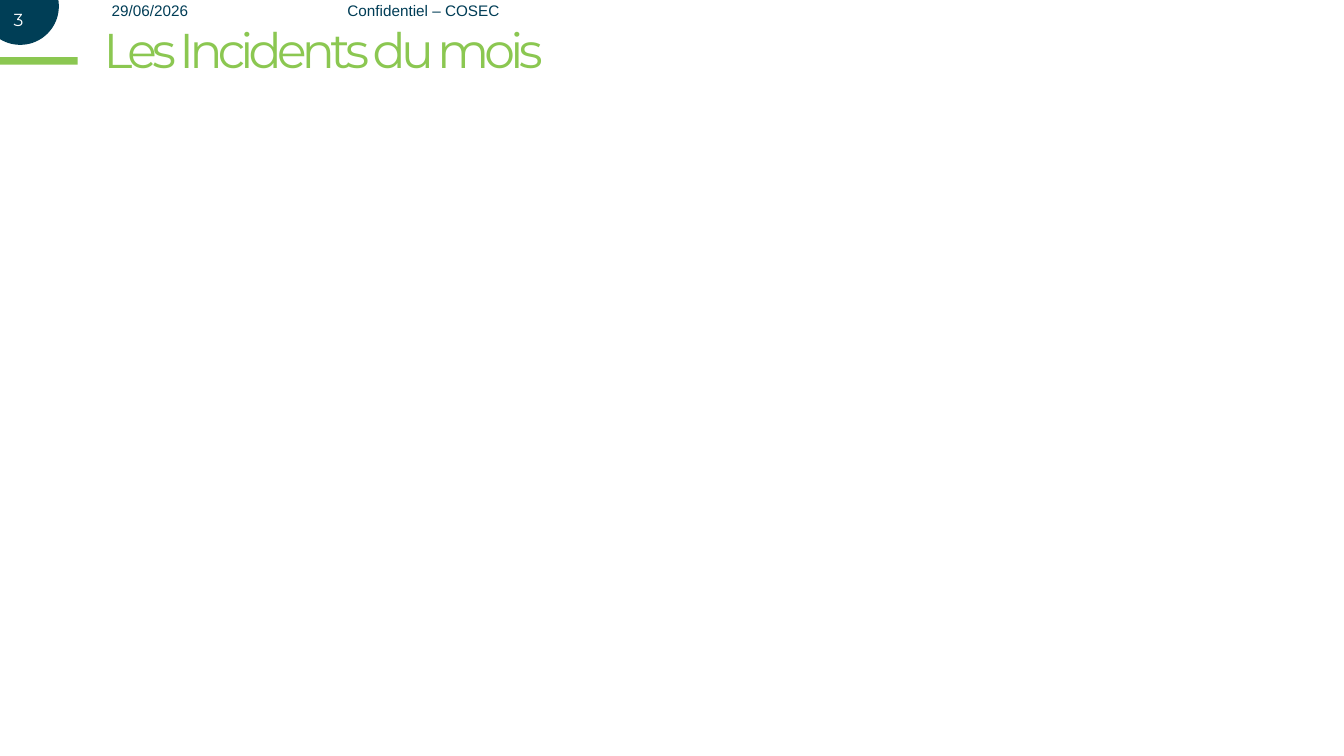
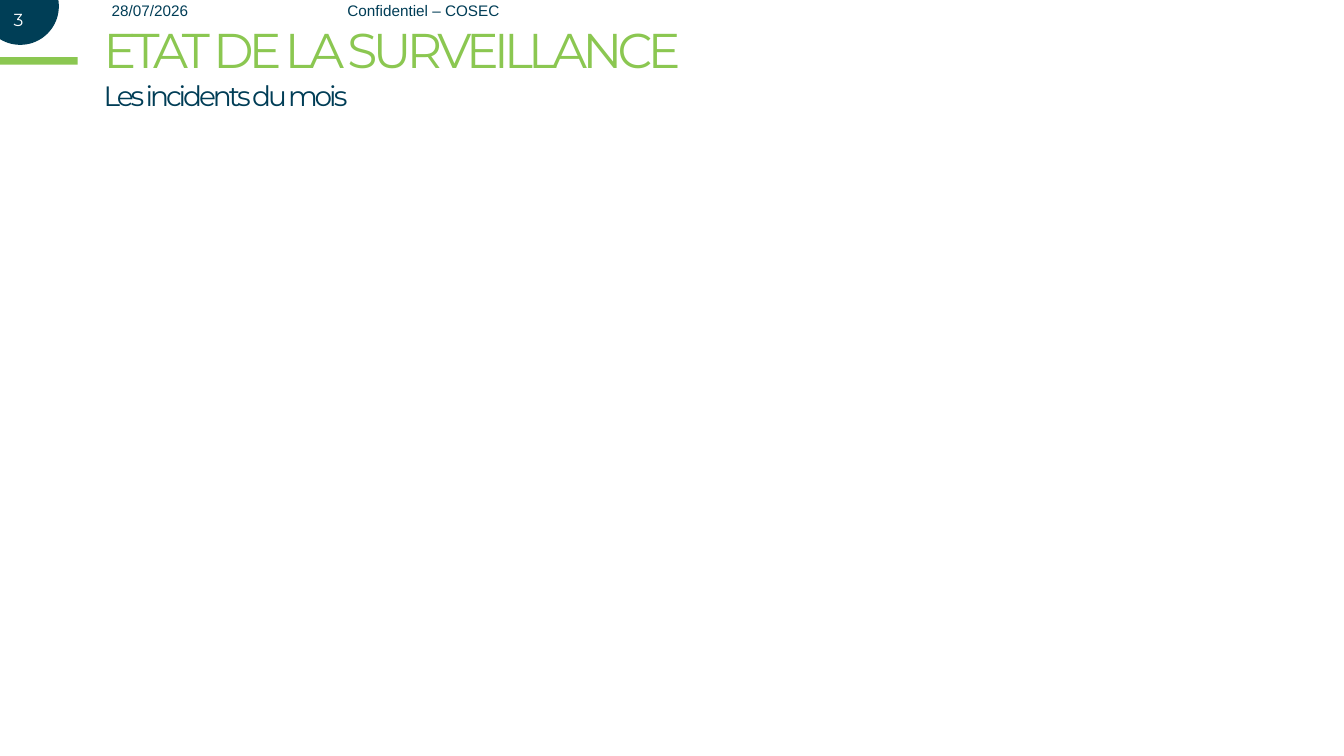
Before and after one commit to SAUKSIKMA/KOSEK, a slide deck: slide 3 of template_slide.pptx. Drawn at 1344x756 pixels with LibreOffice and Linux fonts; fonts in the diff are those of the drawing. Boxes give left, top, right and bottom in pixels: in the first picture for what was removed or moved away, otherwise in the second. Text is boxed around its words. In the diff, an @@ line names an element or a change of style, - is before the commit and + after.

```diff
--- a/template_slide.pptx
+++ b/template_slide.pptx
@@ text at bbox=[112, 5, 188, 16]: text changed @@
-29/06/2026
+28/07/2026
@@ text at bbox=[104, 33, 680, 69]: text changed @@
-Les Incidents du mois
+ETAT DE LA SURVEILLANCE
@@ text added at bbox=[104, 85, 347, 106], 33 pt, text #003D56 @@
+Les incidents du mois
```
Also in this commit, not shown: 5 other slides changed, 7 other files.
